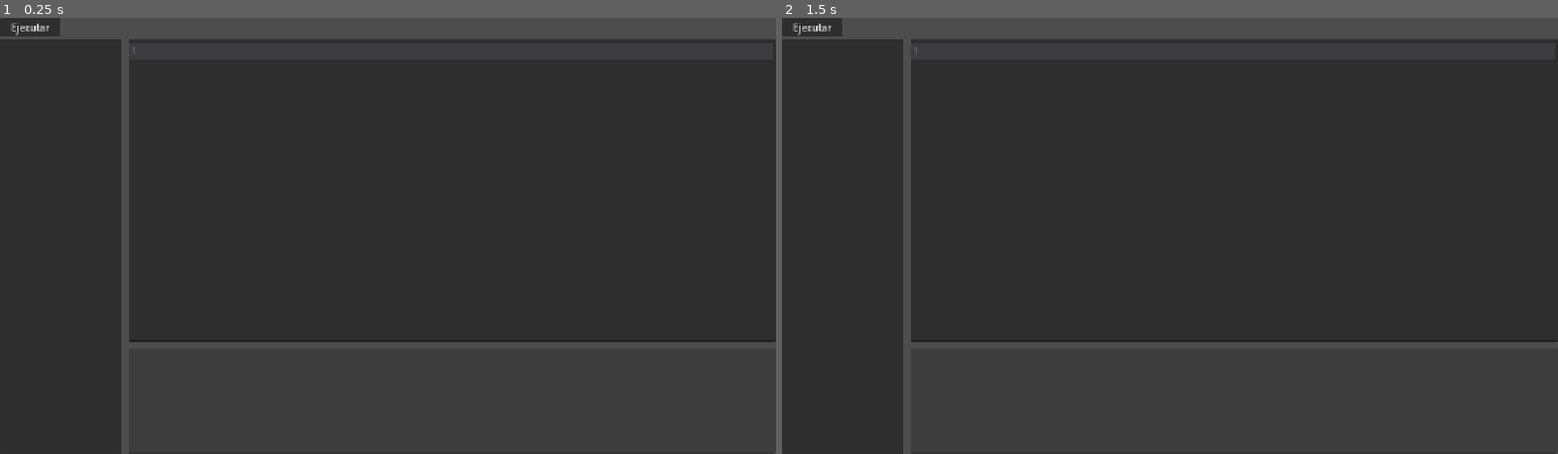
Above: before the commit, frames 1-2 (left to right).
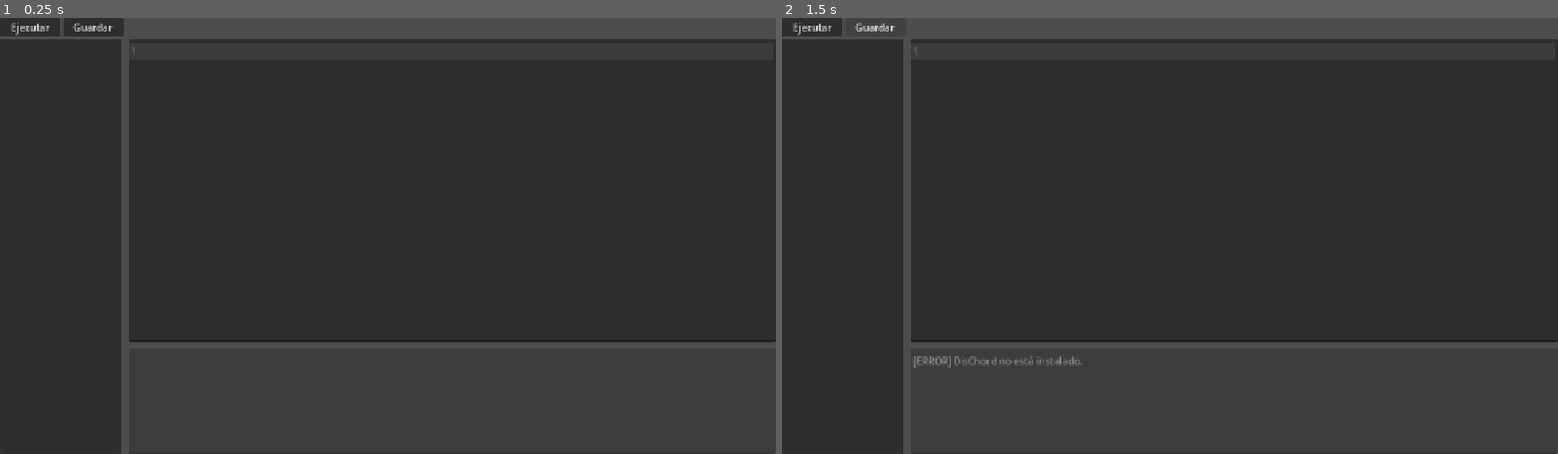
Above: after the commit, the same moments.

Repository: DisChord-Org/DisChord-Code-Studio
Game: Godot game, scene res://Scenes/Editor.tscn
Two runs of this game, one before a commit and one after it. Both use one fixed random seed, a clock stepped at 60 frames per second and the inputs below. This scene is started directly instead of the project's main scene.
Inputs (mouse positions are in pixels of both pictures, inside the frame that each line leads up to):
- Up to frame 1 (0.25 s): no input
- Up to frame 2 (1.5 s): click "Ejecutar" at 0.5 s; click (875, 26) at 1.25 s, where only the run after the commit has a clickable "Guardar"

The runs differ from the first frame. In frame 1, 0.3% of the frame differs, in the area x 8-16%, y 0-5%; in frame 2, 0.2%.
Error before the commit: Invalid access to property or key 'text' on a base object of type 'null instance'. (res://Scripts/run.gd:85)

Commit message:
add: file explorer & save system

Diff:
--- a/Scenes/Editor.tscn
+++ b/Scenes/Editor.tscn
@@ -2,6 +2,7 @@
 
 [ext_resource type="Script" uid="uid://dpp5nu7ttehjp" path="res://Scripts/editor.gd" id="1_trcuy"]
 [ext_resource type="Script" uid="uid://dvntkqculom22" path="res://Scripts/run.gd" id="2_6ykgs"]
+[ext_resource type="Script" uid="uid://dhyjb13s3vu1k" path="res://Scenes/save_file.gd" id="3_6ykgs"]
 [ext_resource type="Script" uid="uid://m7mq4m7oi4ir" path="res://Scripts/code_edit.gd" id="3_dfuwn"]
 
 [node name="Main" type="Control" unique_id=607862346]
@@ -33,27 +34,34 @@
 text = "Ejecutar"
 script = ExtResource("2_6ykgs")
 
-[node name="HSplitContainer2" type="HSplitContainer" parent="VBoxContainer" unique_id=195546637]
+[node name="SaveFile" type="Button" parent="VBoxContainer/ToolBar" unique_id=462594144]
+custom_minimum_size = Vector2(100, 0)
+layout_mode = 2
+text = "Guardar"
+script = ExtResource("3_6ykgs")
+
+[node name="HSplitContainer" type="HSplitContainer" parent="VBoxContainer" unique_id=195546637]
 layout_mode = 2
 size_flags_vertical = 3
 
-[node name="Tree" type="Tree" parent="VBoxContainer/HSplitContainer2" unique_id=944426127]
+[node name="FileExplorer" type="Tree" parent="VBoxContainer/HSplitContainer" unique_id=944426127]
 custom_minimum_size = Vector2(200, 0)
 layout_mode = 2
 
-[node name="VSplitContainer" type="VSplitContainer" parent="VBoxContainer/HSplitContainer2" unique_id=1532718213]
+[node name="VSplitContainer" type="VSplitContainer" parent="VBoxContainer/HSplitContainer" unique_id=1532718213]
 layout_mode = 2
 size_flags_vertical = 3
 
-[node name="CodeEdit" type="CodeEdit" parent="VBoxContainer/HSplitContainer2/VSplitContainer" unique_id=634615161]
+[node name="CodeEdit" type="CodeEdit" parent="VBoxContainer/HSplitContainer/VSplitContainer" unique_id=634615161]
 custom_minimum_size = Vector2(0, 500)
 layout_mode = 2
 size_flags_horizontal = 3
 script = ExtResource("3_dfuwn")
 
-[node name="Terminal" type="TextEdit" parent="VBoxContainer/HSplitContainer2/VSplitContainer" unique_id=1466349560]
+[node name="Terminal" type="TextEdit" parent="VBoxContainer/HSplitContainer/VSplitContainer" unique_id=1466349560]
 layout_mode = 2
 size_flags_horizontal = 3
 editable = false
 
 [connection signal="pressed" from="VBoxContainer/ToolBar/Run" to="VBoxContainer/ToolBar/Run" method="_on_run_pressed"]
+[connection signal="pressed" from="VBoxContainer/ToolBar/SaveFile" to="VBoxContainer/ToolBar/SaveFile" method="_on_save_pressed"]
--- /dev/null
+++ b/Scenes/save_file.gd
@@ -0,0 +1,23 @@
+extends Button
+
+@onready var code_edit = $"../../HSplitContainer/VSplitContainer/CodeEdit"
+@onready var root_editor = $"../../.."
+
+func _input(event):
+	if event is InputEventKey:
+		# ctrl + s = save current file
+		if event.ctrl_pressed and event.keycode == KEY_S and event.pressed:
+			get_viewport().set_input_as_handled()
+			_on_save_pressed()
+
+# save current file
+func _on_save_pressed():
+	var path = root_editor.current_file_path
+
+	if path == "":
+		return
+
+	var file = FileAccess.open(path, FileAccess.WRITE)
+	if file:
+		file.store_string(code_edit.text)
+		file.close()
--- a/Scripts/editor.gd
+++ b/Scripts/editor.gd
@@ -1,11 +1,56 @@
 extends Control
+
+var project_path: String = ""
+
+@onready var file_explorer = $VBoxContainer/HSplitContainer/FileExplorer
+@onready var code_edit = $VBoxContainer/HSplitContainer/VSplitContainer/CodeEdit
 
 func _ready() -> void:
 	# maximize window
 	DisplayServer.window_set_mode(DisplayServer.WINDOW_MODE_MAXIMIZED)
+	if project_path != "":
+		update_file_explorer()
 
-var project_path: String = ""
+	file_explorer.item_activated.connect(_on_file_item_activated)
 
-func _on_run_pressed():
-	if project_path == "":
-		return
+func update_file_explorer():
+	file_explorer.clear()
+	var root = file_explorer.create_item()
+	file_explorer.hide_root = true
+
+	_fill_tree(project_path, root)
+
+func _fill_tree(path: String, parent: TreeItem):
+	var dir = DirAccess.open(path)
+	if dir:
+		dir.list_dir_begin()
+		var file_name = dir.get_next()
+
+		while file_name != "":
+			if file_name != "." and file_name != "..":
+				var item = file_explorer.create_item(parent)
+				item.set_text(0, file_name)
+
+				var full_path = path + "/" + file_name
+				item.set_metadata(0, full_path)
+
+				if dir.current_is_dir():
+					item.set_custom_color(0, Color("#66d9ef")) # folders are Cyan
+					_fill_tree(full_path, item) # subfolders
+				else:
+					if file_name.ends_with(".chord"):
+						item.set_custom_color(0, Color("#e6db74")) # files are Yellow
+
+			file_name = dir.get_next()
+
+var current_file_path: String = ""
+
+# file onclick
+func _on_file_item_activated():
+	var selected = file_explorer.get_selected()
+	var file_path = selected.get_metadata(0)
+
+	if FileAccess.file_exists(file_path):
+		var content = FileAccess.get_file_as_string(file_path)
+		current_file_path = file_path
+		code_edit.text = content
--- a/Scripts/run.gd
+++ b/Scripts/run.gd
@@ -1,7 +1,8 @@
 extends Button
 
-@onready var terminal = $"../../HSplitContainer/Terminal"
-@onready var code_edit = $"../../HSplitContainer/CodeEdit"
+@onready var terminal = $"../../HSplitContainer/VSplitContainer/Terminal"
+@onready var code_edit = $"../../HSplitContainer/VSplitContainer/CodeEdit"
+@onready var root = $"../../../"
 
 func _input(event: InputEvent):
 	if event is InputEventKey:
Not shown, added: Scenes/save_file.gd.uid
